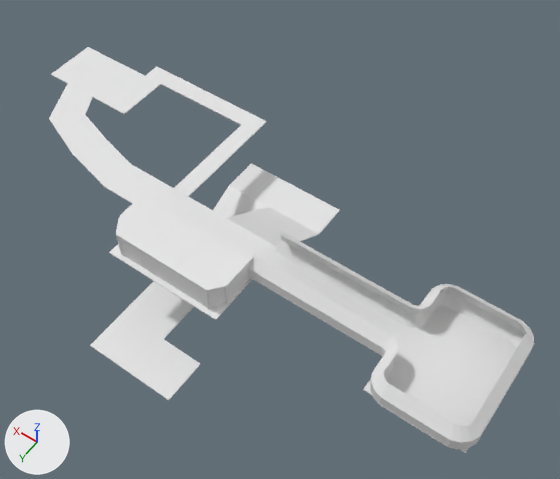
The FBX model Assets/Scenes/Chapter1-1/Models/Chapter1-1Mesh.fbx: old version first, new version second.
One viewpoint serves both versions: a 50 mm camera at (-47.5, 44.2, 99.1) aimed at (-6.2, -13.6, 8.3). Lighting does not change. The marker at lower left points along +X, +Y and +Z. Where no turn or scale is listed for an object, it has been applied to the vertices. Vertices at the same position are counted once.
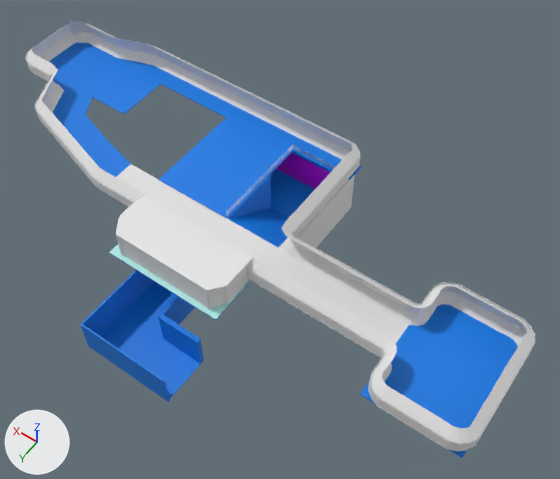
Where the newer file only moved an object's origin or applied its transform, the numbers keep the older frame.

Edits to the bpy script that builds the scene:
```text
Change me_plane:
    where me_plane.from_pydata(...)  # 8 vertices, 6 faces; spans x -9.5..9.5, y -4.3..4.3, z -0.2..0.0
    me_plane part 4: all 5 faces centred in x -9.5..9.5, y -4.3..4.3, z -0.2..-0.1 switch from no material to mat_texturetransitionmaterial (blue #007be7)
    me_plane part 5: the 1 face centred in x 0.0, y 0.0, z 0.0 switches from no material to mat_material_002 (cyan #ace7e4)
    add me_plane.materials.append(mat_material_002)  # cyan #ace7e4
Change me_plane_010:
    used by ob_plane_006; location = (-9.8, -10.2, 14.7); rotation_euler = (-1.571, 0.0, 0.0), in degrees (-90, 0, 0); scale = (1.0, 1.05, 1.0)
    remove me_plane_010.from_pydata(...)  # 109 vertices, 98 faces; spans x -34.8..1.0, y -1.0..1.0, z -5.9..0.0
    add me_plane_010.from_pydata(...)  # 610 vertices, 383 faces; spans x -34.8..58.0, y -1.0..0.9, z -20.0..11.4
    me_plane_010 part 3: 3 vertices moved from x -34.8..1.0, y -0.9..0.8, z -3.6..0.0 to x -34.8..-2.0, y -0.9, z -3.6..0.0; 18 vertices removed from x -2.0..1.0, y -1.0..1.0, z 0.0; 519 vertices added at x -34.8..58.0, y -1.0..0.9, z -20.0..11.4
Change me_plane_001:
    remove me_plane_001.from_pydata(...)  # 141 vertices, 136 faces; spans x -44.5..43.7, y -22.6..20.1, z -12.2..0.0
    add me_plane_001.from_pydata(...)  # 194 vertices, 187 faces; spans x -44.5..46.7, y -22.9..20.1, z -12.2..0.0
    me_plane_001 part 1: 30 vertices moved from x -44.5..43.7, y -22.6..8.9, z -0.2..0.0 to x -44.5..46.7, y -22.7..9.6, z -0.2..0.0; 53 vertices added at x -30.5..46.7, y -22.9..3.7, z -7.6..0.0
    me_plane_001 part 2: 112 faces spanning x -44.5..46.7, y -22.7..20.1, z -12.2..0.0 switch from no material to mat_texturetransitionmaterial (blue #007be7)
    add me_plane_001.materials.append(mat_ground1)  # white #e7e7e7
Change me_plane_011:
    remove me_plane_011.from_pydata(...)  # 92 vertices, 89 faces; spans x -34.8..1.0, y -6.6..0.7, z -0.7..0.7
    add me_plane_011.from_pydata(...)  # 284 vertices, 282 faces; spans x -34.8..58.0, y -20.7..10.7, z -0.7..0.7
    me_plane_011 part 6: 4 vertices moved from x 1.0, y -0.7..0.7, z -0.7..0.7 to x -1.2..-0.6, y -0.7..0.6, z -0.7..0.7; 184 vertices added at x -0.6..58.0, y -20.7..7.5, z -0.7..0.7
Change me_plane_012:
    remove me_plane_012.from_pydata(...)  # 106 vertices, 93 faces; spans x -34.8..1.0, y -6.6..0.7, z -0.7..0.7
    add me_plane_012.from_pydata(...)  # 284 vertices, 282 faces; spans x -34.8..58.0, y -20.7..10.7, z -0.7..0.7
    me_plane_012 part 7: 4 vertices moved from x 1.0, y -0.7..0.7, z -0.7..0.7 to x -1.2..-0.6, y -0.7..0.6, z -0.7..0.7; 184 vertices added at x -0.6..58.0, y -20.7..7.5, z -0.7..0.7
Change ob_plane_004:
    ob_plane_004.location: (-9.8, -3.2, 16.3) -> (-9.8, -2.9, 16.3)
Change ob_plane_006:
    ob_plane_006.location: (-9.8, -10.2, 14.7) -> (-9.8, -10.4, 14.8)
    ob_plane_006.scale: (1.0, 1.05, 1.0) -> (1.0, 1.13, 1.0)
Change ob_plane_007:
    ob_plane_007.location: (-9.8, -9.5, 13.2) -> (-9.8, -9.9, 13.2)
Change ob_plane_008:
    ob_plane_008.location: (-9.8, -9.5, 16.3) -> (-9.8, -9.8, 16.2)
Change ob_plane_003:
    ob_plane_003.location: (-9.8, -3.2, 13.1) -> (-9.8, -2.9, 13.1)
Add ob_cube_010:
    ob_cube_010 = bpy.data.objects.new('Cube.010', me_cube_016)  # 64 vertices, 64 faces; spans x -8.3..1.38, y -0.02..0.02, z -0.5..0.05
    ob_cube_010.location = (-0.7, -26.5, 13.3)
Add ob_cube_009:
    ob_cube_009 = bpy.data.objects.new('Cube.009', me_cube_008)  # 87 vertices, 73 faces; spans x -17.4..0.1, y -6.5..34.7, z -3.8..8.3; in mat_texturetransitionmaterial_001 (blue #007ce7), mat_glass (pink #db00e7)
    ob_cube_009.location = (8.4, -21.1, 4.3)
Add ob_cube_007:
    ob_cube_007 = bpy.data.objects.new('Cube.007', me_cube_007_1)  # 29 vertices, 25 faces; spans x -6.9..0.1, y 0.9..27.5, z -3.8..8.3; in mat_texturetransitionmaterial (blue #007ce7)
    ob_cube_007.location = (0.4, -21.1, 4.3)
Add ob_cube_008:
    ob_cube_008 = bpy.data.objects.new('Cube.008', me_cube_015)  # 56 vertices, 62 faces; spans x 0.0, y -1.4..15.2, z -0.5..0.1
    ob_cube_008.location = (0.6, -25.2, 13.3)
Add ob_cube_006:
    ob_cube_006 = bpy.data.objects.new('Cube.006', me_cube_014)  # 37 vertices, 24 faces; spans x -1.1..0.1, y -6.5..11.6, z 0.7..8.4
    ob_cube_006.location = (-8.9, -21.1, 4.2)
```

Where the change shows, as pixel boxes [x1, y1, x2, y2] in the pictures (560 x 479 px):
'Plane.002', reshaped: before [49, 47, 517, 453]; after [49, 42, 518, 458]
'Plane.007', reshaped, moved (97% wider, 271% taller): before [275, 239, 525, 348]; after [37, 32, 531, 439]
'Plane.004', moved: before [248, 255, 535, 443]; after [247, 257, 534, 445]
'Plane.006', reshaped, moved, rescaled: before [281, 231, 534, 339]; after [26, 23, 535, 442]
'Plane.008', reshaped, moved (96% wider, 263% taller): before [275, 231, 534, 344]; after [26, 22, 534, 435]
'Cube.009', added: after [80, 152, 331, 402]
'Cube.007', added (blue): after [158, 175, 271, 364]
'Cube.006', added: after [279, 175, 355, 251]
'Plane.003', moved: before [250, 277, 530, 449]; after [246, 277, 529, 451]
'Cube.008', added: after [227, 146, 292, 214]
'Cube.010', added: after [293, 146, 335, 169]
part 1 of me_plane_001, built on: before [49, 47, 517, 453]; after [49, 42, 518, 458]
part 2 of me_plane_001, recoloured (white to blue): [57, 68, 515, 426] in both
part 3 of me_plane_010, built on: before [281, 231, 317, 258]; after [26, 23, 535, 442]
part 4 of me_plane, recoloured: [110, 253, 251, 320] in both
part 5 of me_plane, recoloured (white to cyan): [109, 244, 251, 319] in both
part 6 of me_plane_011, built on: before [275, 239, 298, 261]; after [37, 32, 360, 259]
part 7 of me_plane_012, built on: before [275, 231, 297, 241]; after [26, 22, 360, 241]
